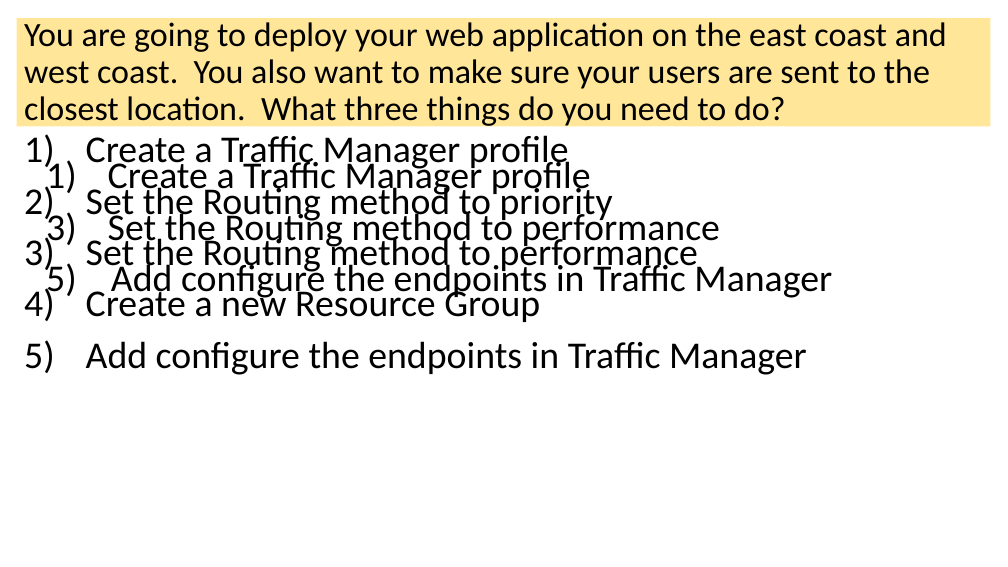
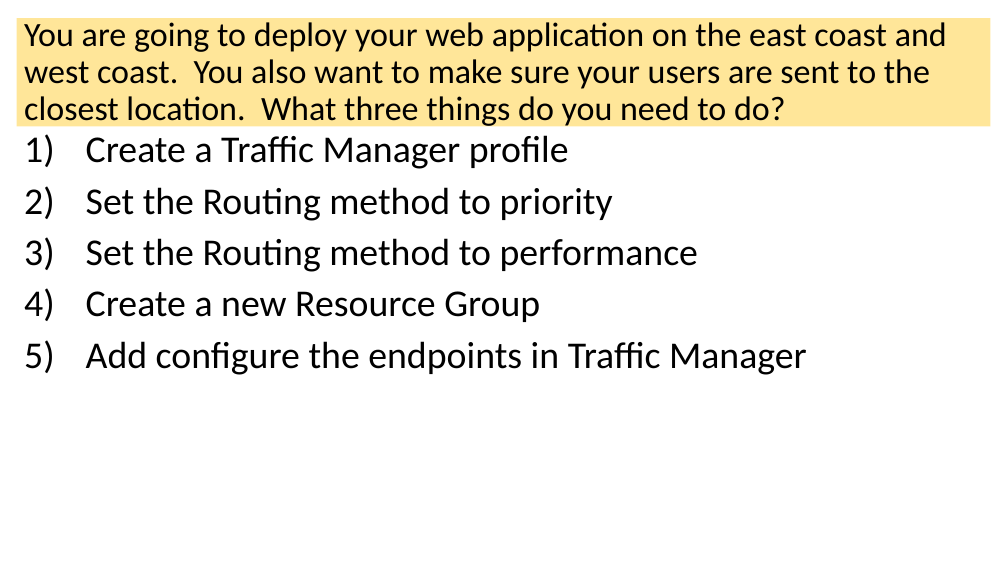
Before and after one commit to guruskill/70-534, a slide deck: slide 25 of Presentations/2017-10-18-Milwaukee/70-534-WebAndMobile.pptx (slide 26 before the commit). Drawn at 1008x567 pixels with LibreOffice and Linux fonts; fonts in the diff are those of the drawing. Boxes give left, top, right and bottom in pixels: in the first picture for what was removed or moved away, otherwise in the second. Text is boxed around its words. In the diff, an @@ line names an element or a change of style, - is before the commit and + after.

```diff
--- a/Presentations/2017-10-18-Milwaukee/70-534-WebAndMobile.pptx
+++ b/Presentations/2017-10-18-Milwaukee/70-534-WebAndMobile.pptx
@@ text removed at (24, 157, 807, 375) @@
-1) Create a Traffic Manager profile
-2) Set the Routing method to performance
-5) Add configure the endpoints in Traffic Manager
```
Also in this commit, not shown: 32 other slides changed, 1 slide removed, 7 other files.
